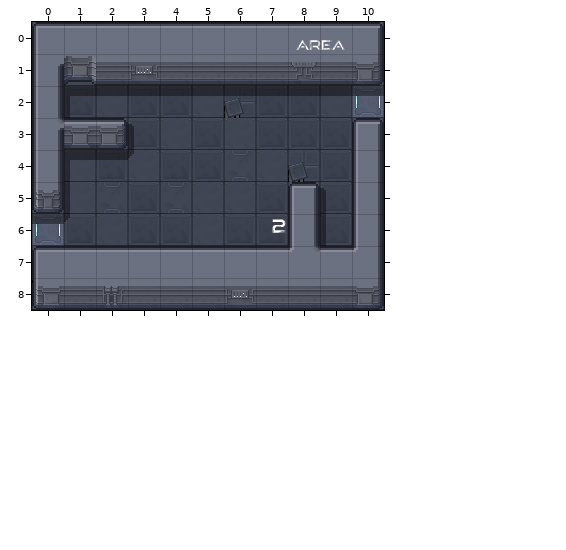
One commit to this Tiled map: cocos/Code/assets/resources/map/map_1-1-E-2.tmx. Above: the version before the commit.
Cells are 32x32 px. Shown: x 0..10, y 0..8.
New version:
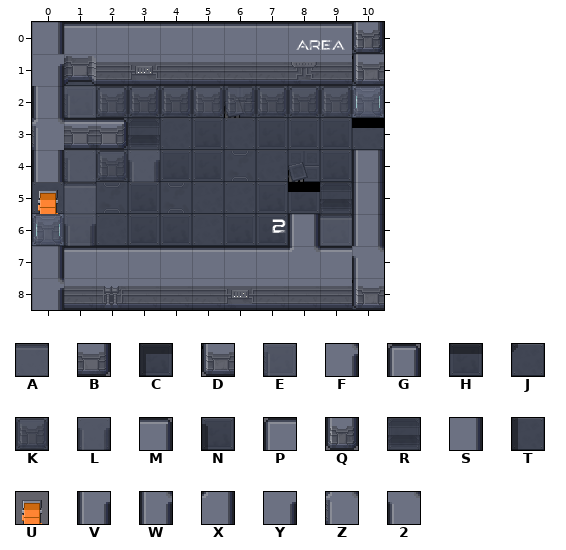
Key: from "proba_scifi": A 42; from "scifi_tileset_02": B 9, C 10, D 11, E 12, F 13, G 15, H 17, J 18, K 21, L 22, M 25, N 26, P 27, Q 31, R 32, S 33, T 34, U 37, V 50, W 56, X 58, Y 62, Z 70, 2 72.
_ is an empty cell.
See-through tiles are keyed as they look on the map.
The exact change:
Layer "w":
y 0: x 0 P -> S; x 10 M -> Q
y 1: x 0 V -> Y; x 10 B -> D
y 3: x 0 W -> Z; x 10 G -> H
y 5: x 0 Q -> U; x 8 G -> H
y 7: x 0 P -> S; x 10 X -> 2
y 8: x 0 D -> F; x 10 B -> D
Layer "s":
y 2: x 1..10 CHHHHHHHHH -> EKKKKKKKKK
y 3: x 3 N -> R
y 4: x 1..3 CHJ -> EKL
y 5: x 1 T -> A; x 9 N -> R
y 6: x 0..1 HJ -> KL; x 9 T -> A
